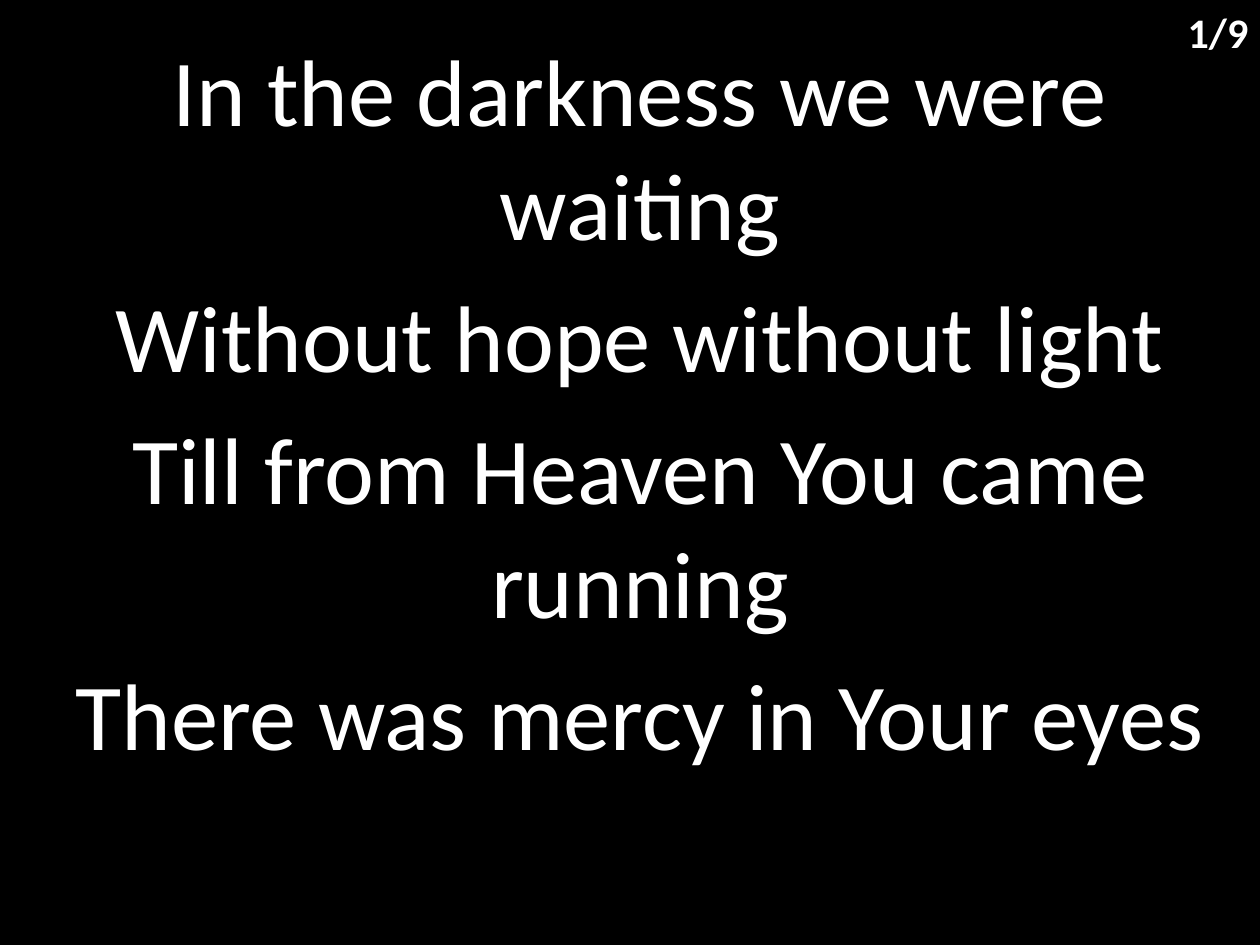
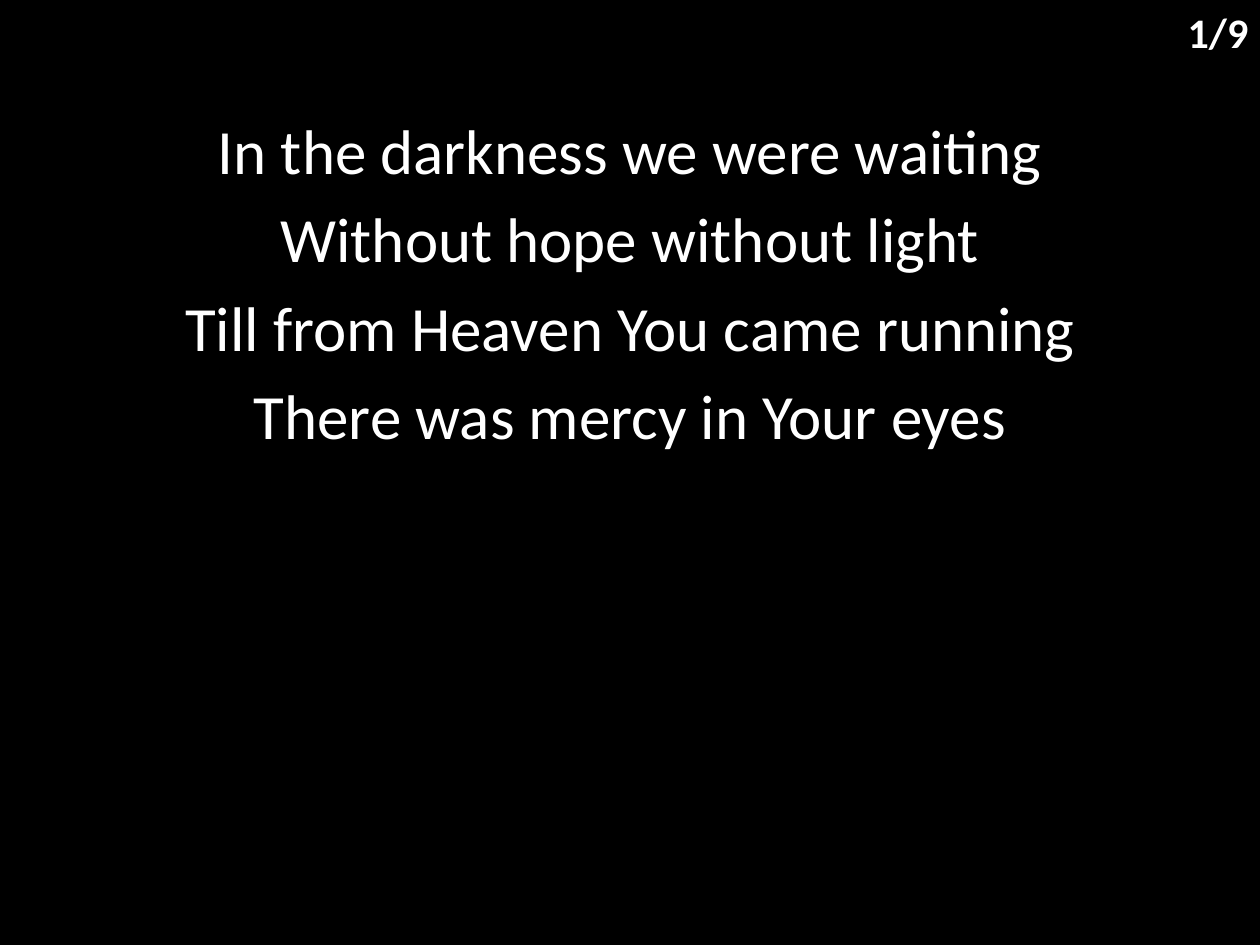
Before and after one commit to hoo-are-ya/worship, a slide deck: slide 2 of docs/songs/king of kings.pptx. Drawn at 1260x945 pixels with LibreOffice and Linux fonts; fonts in the diff are those of the drawing. Boxes give left, top, right and bottom in pixels: in the first picture for what was removed or moved away, otherwise in the second. Text is boxed around its words. In the diff, an @@ line names an element or a change of style, - is before the commit and + after.

```diff
--- a/docs/songs/king of kings.pptx
+++ b/docs/songs/king of kings.pptx
@@ subtitle "In the darkness we were ...": place and size @@
-subtitle "In the darkness we were ..." at [76,60,1203,766]
+subtitle "In the darkness we were ..." at [185,130,1074,449]
@@ subtitle "In the darkness we were ..." at [185,130,1074,449]: size 54 to 36 pt; less space between paragraphs @@
```
Also in this commit, not shown: 8 other slides changed, 9 other files.
